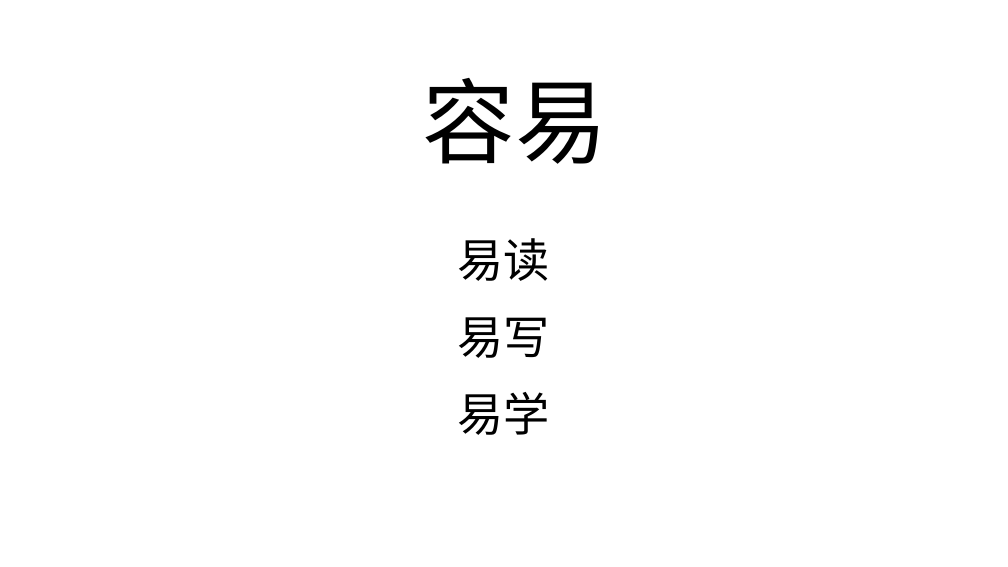
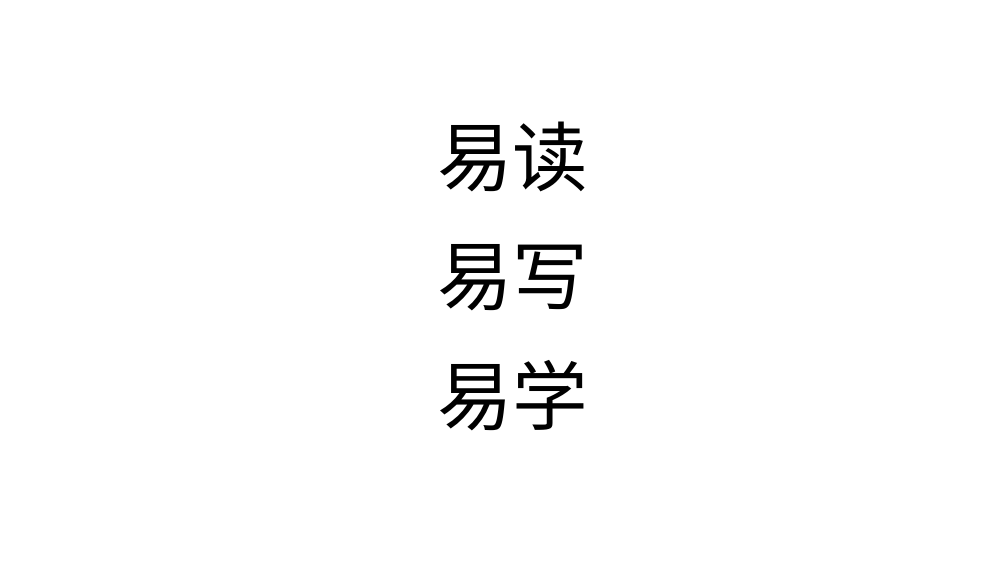
Before and after one commit to Jasper-Li/PythonTutorial, a slide deck: slide 4 of ppt/20分钟入门Python_上_李兴贺_20210619.pptx (slide 3 before the commit). Drawn at 1008x567 pixels with LibreOffice and Linux fonts; fonts in the diff are those of the drawing. Boxes give left, top, right and bottom in pixels: in the first picture for what was removed or moved away, otherwise in the second. Text is boxed around its words. In the diff, an @@ line names an element or a change of style, - is before the commit and + after.

```diff
--- a/ppt/20分钟入门Python_上_李兴贺_20210619.pptx
+++ b/ppt/20分钟入门Python_上_李兴贺_20210619.pptx
@@ text "易读": place and size @@
-text "易读" at (458,238,550,435)
+text "易读" at (437,121,588,430)
@@ text "易读" at (437,121,588,430): size 44 to 72 pt @@
@@ title removed at (423,78,608,164) @@
-容易
```
Also in this commit, not shown: 3 other slides changed, 4 slides added, 1 slide removed.
